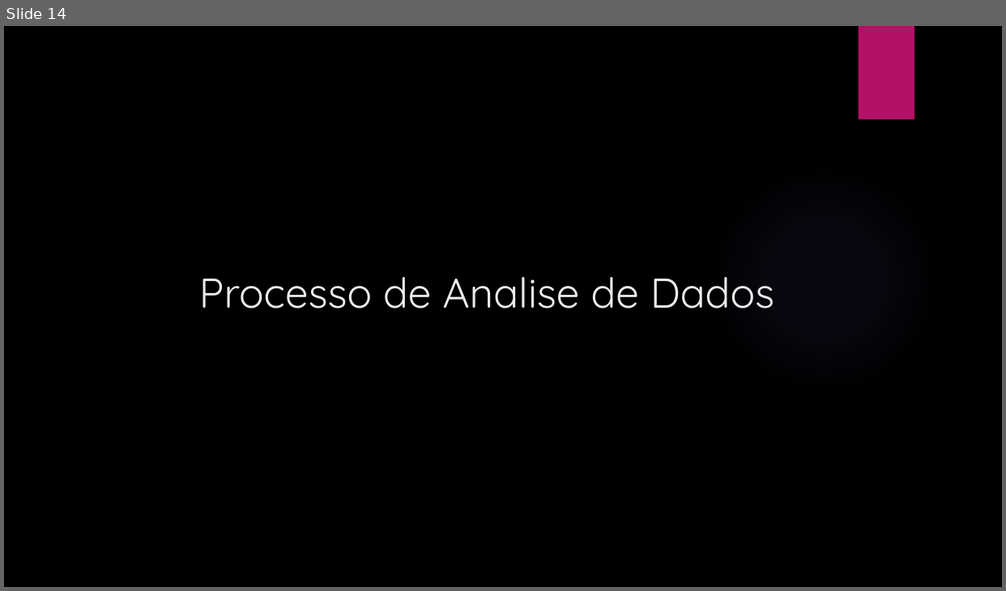
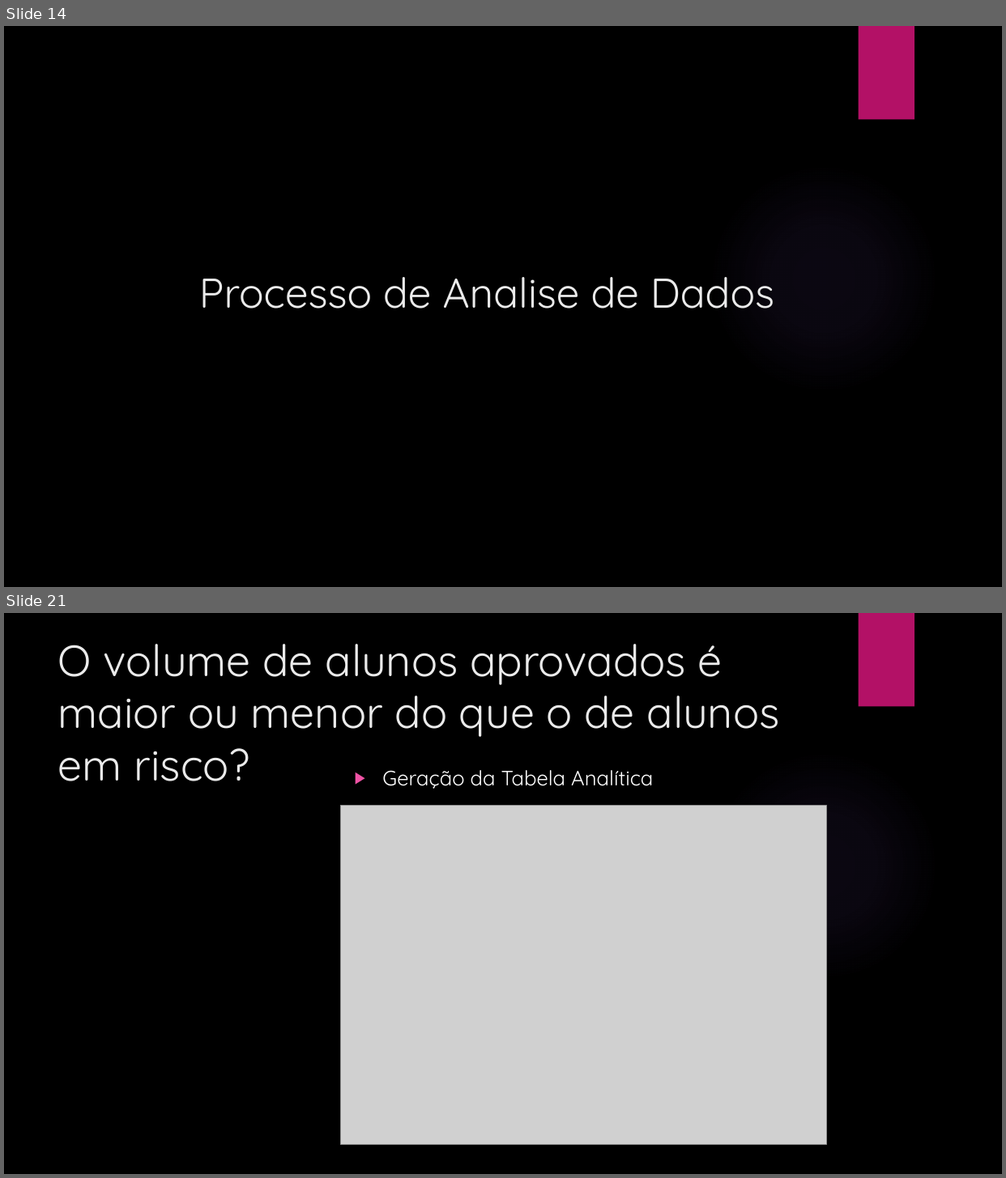
Before and after one commit to elvitin/students_perfomance_topicos_i, a slide deck: docs/Apresentacaotopicos.pptx. Shown one above the other, each under a label of ours: slide 14 before the commit, slides 14 and 21 after it; the slides between them are not shown. The pictures are 1006x591 and 1006x1178 pixels, drawn with LibreOffice and Linux fonts; fonts in the diff are those of the drawing; grey boxes stand for pictures; background and template pictures are left out. Boxes give left, top, right and bottom in pixels: in the first picture for what was removed or moved away, otherwise in the second. Text is boxed around its words. In the diff, an @@ line names an element or a change of style, - is before the commit and + after.

```diff
--- a/docs/Apresentacaotopicos.pptx
+++ b/docs/Apresentacaotopicos.pptx
@@ slide 21 added at <box>4,613,1002,1174</box>, background picture (left out); not listed: 2 template elements that a slide beside it also shows @@
@@ title added at <box>58,644,780,781</box>, 42 pt, text #EBEBEB @@
+O volume de alunos aprovados é maior ou menor do que o de alunos em risco?
@@ text added at <box>382,770,653,789</box>, 20 pt, text #FFFFFF @@
+▶ Geração da Tabela Analítica
@@ picture added at <box>341,806,828,1145</box> @@
```
Also in this commit, not shown: 2 slides changed, 21 other slides added, 4 slides removed, 4 other files.
